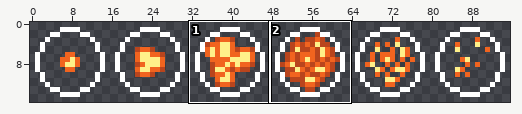
File history of a sprite sheet, Assets/Art/Orbs/FireBomb.png. Above: a wide view before the commit, with the close-up outlined.
Close-up. As it was:
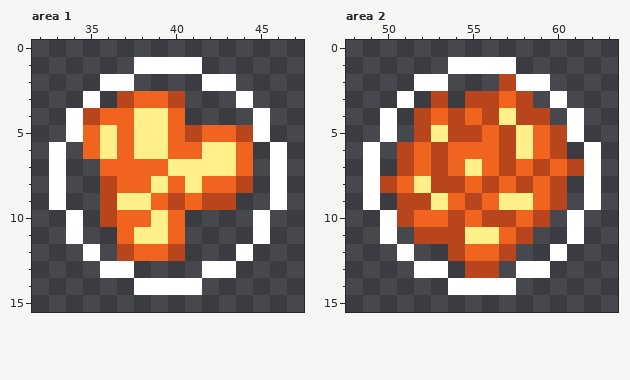
The file is 96x16 pixels. Pixels under 10% opacity are left out. Colours within 5 levels of each other are drawn and written as one. Shown: area 1: x 32..47, y 0..15; area 2: x 48..63, y 0..15. The commit also changed other parts of the picture, which this record leaves out.
Once edited:
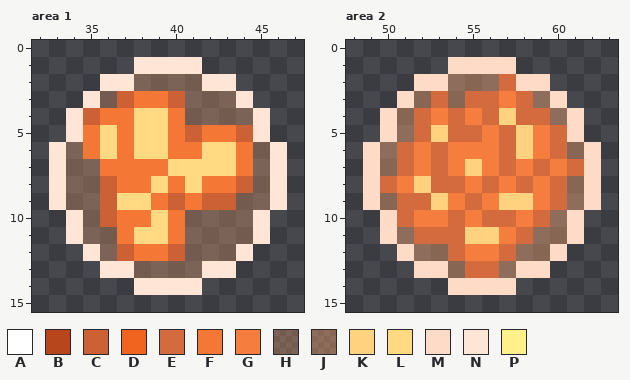
Palette (. is transparent): A #ffffff  B #b9451d  C #cc6135  D #f1641f  E #d36b3e  F #f47736  G #f57e3f  H #fca5704b  J #fca57066  K #fed27f  L #ffda82  M #fedbc6  N #ffe5d5  P #fff089
The edit:
Changed rows in their new state; - is an unchanged pixel.
Area 1:
first column x 33:
 1 -----NNNN-----
 2 ---NNHHHHNN---
 3 --NHCFFCHHHN--
 4 -NCFFLLFHHHHN-
 5 -NFLFLLFCFFCN-
 6 NHFLFLLFFLLFHN
 7 NHHFFFFLLLLFHN
 8 NHHCFFLFLFFCHN
 9 NHHCLLFCFCCHHN
10 -NHCFFLFHHHHN-
11 -NHHFLLFHHHHN-
12 --NHCFFCHHHN--
13 ---NNHHHHNN---
14 -----NNNN-----
Area 2:
first column x 49:
 1 -----MMMM-----
 2 ---MMJJJEMM---
 3 --MJEJEEGEJM--
 4 -MJEGEGEKEEJM-
 5 -MJEKEEGEKGEM-
 6 MJEGEGGGEKGEJM
 7 MJEGEGKGEGEGEM
 8 MEGKEEGEGEGEJM
 9 MJEEKGEGKKGEJM
10 -MEGGEGEEGEJM-
11 -MJEEEKKGEJJM-
12 --MJJEGGEJJM--
13 ---MMJEEJMM---
14 -----MMMM-----
Changed places in both close-ups, as pixel boxes (x1, y1, x2, y2):
changed: (49, 57, 287, 295)
changed: (363, 57, 601, 295)
